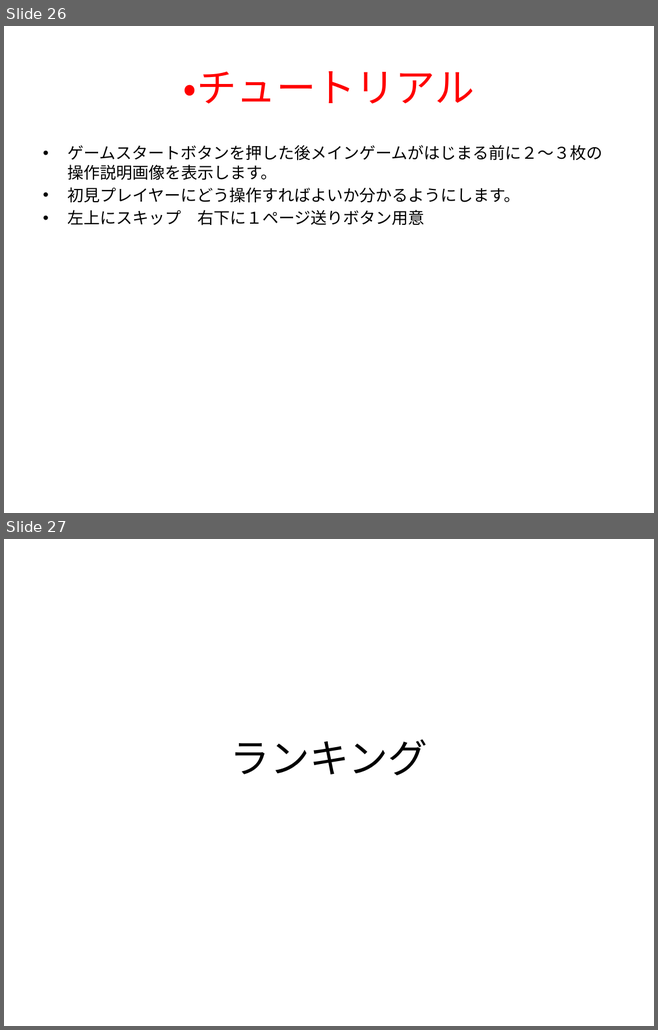
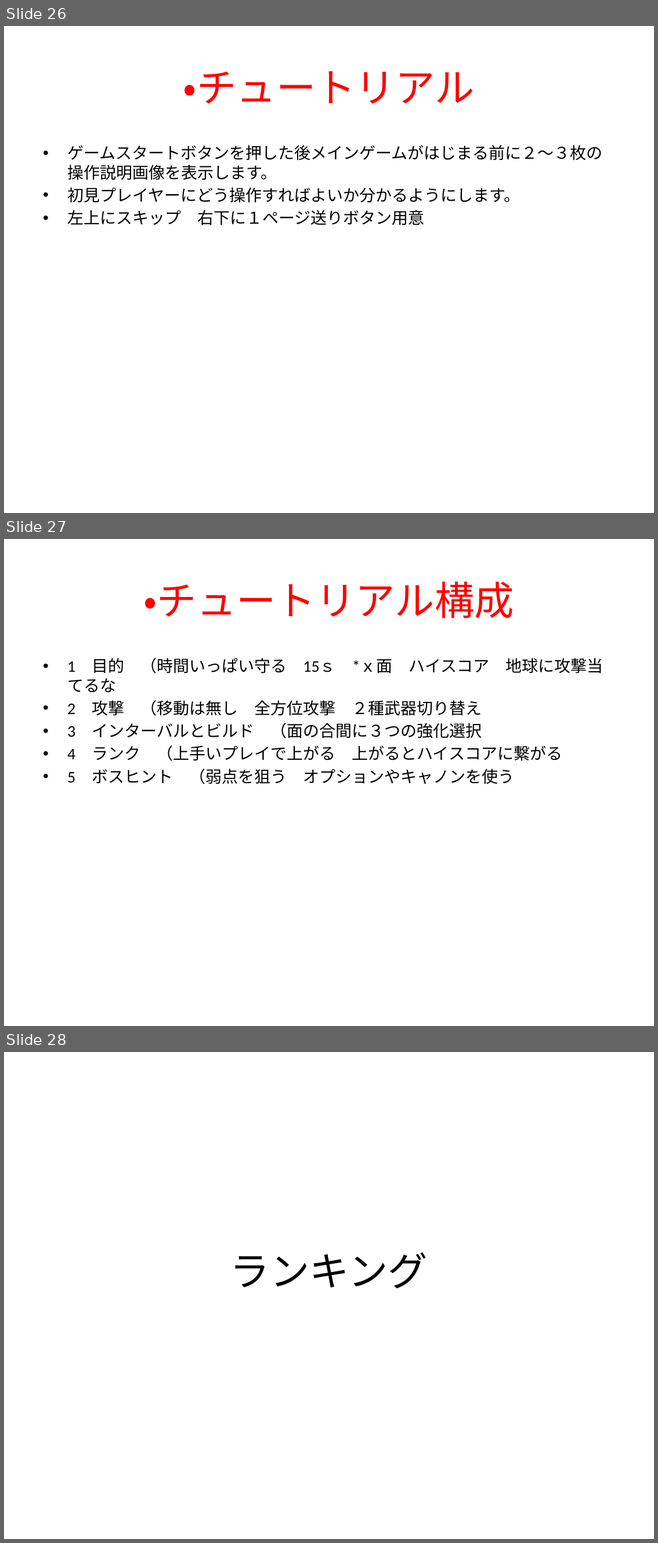
Before and after one commit to flash-kudo/shooting-01, a slide deck: project/資料/スマホ最適化縦STG_仕様書2019.pptx. Shown one above the other, each under a label of ours: slides 26 and 27 before the commit, slides 26, 27 and 28 after it. The pictures are 658x1030 and 658x1543 pixels, drawn with LibreOffice and Linux fonts; fonts in the diff are those of the drawing. Boxes give left, top, right and bottom in pixels: in the first picture for what was removed or moved away, otherwise in the second. Text is boxed around its words. In the diff, an @@ line names an element or a change of style, - is before the commit and + after.

Commit message:
チュートリアル画像完成

```diff
--- a/project/資料/スマホ最適化縦STG_仕様書2019.pptx
+++ b/project/資料/スマホ最適化縦STG_仕様書2019.pptx
@@ slide 27 added at (x1=4, y1=539, x2=654, y2=1026), background #FFFFFF @@
@@ title added at (x1=143, y1=581, x2=514, y2=618), 44 pt, text #FF0000 @@
+・チュートリアル構成
@@ text added at (x1=67, y1=658, x2=603, y2=784), 18 pt, text #000000 @@
+• 1 目的 （時間いっぱい守る 15ｓ *ｘ面 ハイスコア 地球に攻撃当てるな
+• 2 攻撃 （移動は無し 全方位攻撃 ２種武器切り替え
+• 3 インターバルとビルド （面の合間に３つの強化選択
+• 4 ランク （上手いプレイで上がる 上がるとハイスコアに繋がる
+• 5 ボスヒント （弱点を狙う オプションやキャノンを使う
@@ what was slide 27 is now slide 28 @@
```
Also in this commit, not shown: 5 other files.
